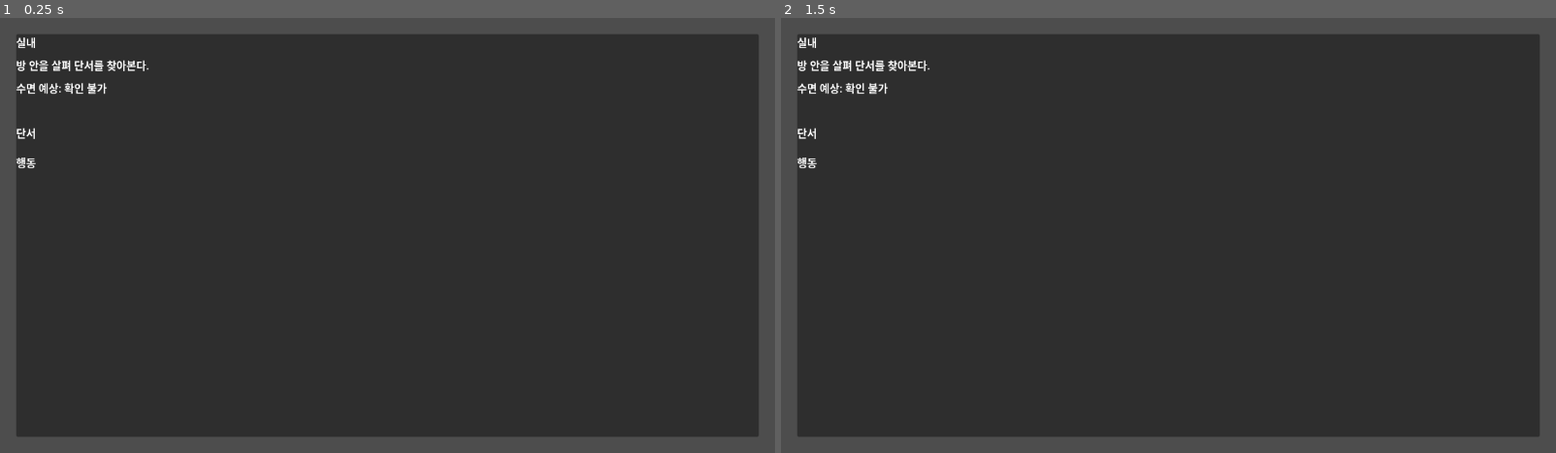
Above: before the commit, frames 1-2 (left to right).
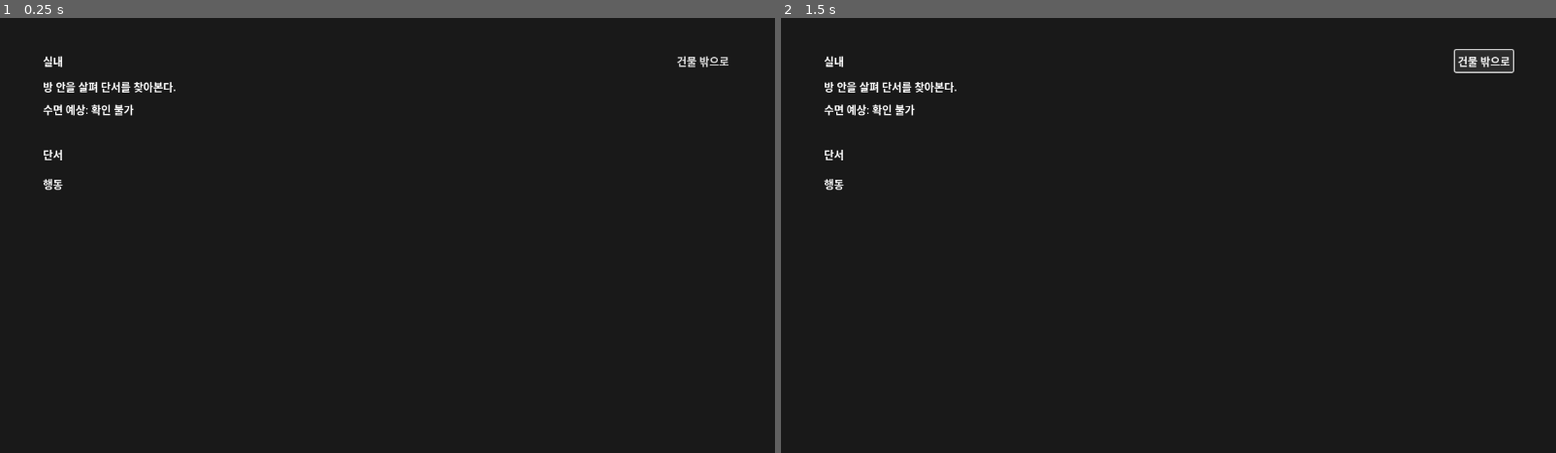
Above: after the commit, the same moments.

Repository: Pupre/apocalypse
Game: Godot game, scene res://scenes/indoor/indoor_mode.tscn
Same seed, same stepped clock (60 frames per second), same inputs: the game is played once before the commit and once after it. This scene is started directly instead of the project's main scene.
Inputs (mouse positions are in pixels of both pictures, inside the frame that each line leads up to):
- Up to frame 1 (0.25 s): no input
- Up to frame 2 (1.5 s): click (1486, 61) at 0.5 s, where only the run after the commit has a clickable "건물 밖으로"; tap Enter at 1.25 s; hold D (move_right) from 1.28 s (still down); tap E (enter_building) at 1.35 s

The runs differ from the first frame. In frame 1, 13% of the frame differs, in the area x 0-100%, y 0-100%; in frame 2, 13%.

Commit message:
feat: add indoor exit presentation

Diff:
--- a/game/scenes/indoor/indoor_mode.tscn
+++ b/game/scenes/indoor/indoor_mode.tscn
@@ -9,6 +9,12 @@
 anchor_bottom = 1.0
 script = ExtResource("1")
 
+[node name="Backdrop" type="ColorRect" parent="."]
+anchors_preset = 15
+anchor_right = 1.0
+anchor_bottom = 1.0
+color = Color(0.08, 0.08, 0.08, 0.92)
+
 [node name="Director" type="Node" parent="."]
 script = ExtResource("2")
 
@@ -16,16 +22,23 @@
 anchors_preset = 15
 anchor_right = 1.0
 anchor_bottom = 1.0
-offset_left = 24.0
-offset_top = 24.0
-offset_right = -24.0
-offset_bottom = -24.0
+offset_left = 64.0
+offset_top = 48.0
+offset_right = -64.0
+offset_bottom = -48.0
 
 [node name="VBox" type="VBoxContainer" parent="Panel"]
 theme_override_constants/separation = 10
 
-[node name="TitleLabel" type="Label" parent="Panel/VBox"]
+[node name="Header" type="HBoxContainer" parent="Panel/VBox"]
+theme_override_constants/separation = 12
+
+[node name="TitleLabel" type="Label" parent="Panel/VBox/Header"]
+size_flags_horizontal = 3
 text = "실내"
+
+[node name="ExitButton" type="Button" parent="Panel/VBox/Header"]
+text = "건물 밖으로"
 
 [node name="SummaryLabel" type="Label" parent="Panel/VBox"]
 text = "방 안을 살펴 단서를 찾아본다."
--- a/game/scripts/indoor/indoor_mode.gd
+++ b/game/scripts/indoor/indoor_mode.gd
@@ -1,6 +1,7 @@
 extends Control
 
 signal state_changed
+signal exit_requested
 
 var _director: Node = null
 var _title_label: Label = null
@@ -9,6 +10,7 @@
 var _result_label: Label = null
 var _clue_list: VBoxContainer = null
 var _action_buttons: VBoxContainer = null
+var _exit_button: Button = null
 var _director_connected := false
 
 
@@ -22,6 +24,8 @@
 func _ready() -> void:
 	_cache_nodes()
 	_bind_director()
+	if _exit_button != null and not _exit_button.pressed.is_connected(Callable(self, "_on_exit_pressed")):
+		_exit_button.pressed.connect(Callable(self, "_on_exit_pressed"))
 
 
 func _bind_director() -> void:
@@ -97,6 +101,10 @@
 		_director.apply_action(action_id)
 
 
+func _on_exit_pressed() -> void:
+	exit_requested.emit()
+
+
 func _sleep_preview_text(preview: Dictionary) -> String:
 	if preview.is_empty():
 		return "수면 예상: 확인 불가"
@@ -106,12 +114,13 @@
 
 func _cache_nodes() -> void:
 	_director = get_node_or_null("Director")
-	_title_label = get_node_or_null("Panel/VBox/TitleLabel") as Label
+	_title_label = get_node_or_null("Panel/VBox/Header/TitleLabel") as Label
 	_summary_label = get_node_or_null("Panel/VBox/SummaryLabel") as Label
 	_sleep_preview_label = get_node_or_null("Panel/VBox/SleepPreviewLabel") as Label
 	_result_label = get_node_or_null("Panel/VBox/ResultLabel") as Label
 	_clue_list = get_node_or_null("Panel/VBox/ClueList") as VBoxContainer
 	_action_buttons = get_node_or_null("Panel/VBox/ActionButtons") as VBoxContainer
+	_exit_button = get_node_or_null("Panel/VBox/Header/ExitButton") as Button
 
 
 func _clear_children(container: Node) -> void:
--- a/game/scripts/run/run_controller.gd
+++ b/game/scripts/run/run_controller.gd
@@ -38,6 +38,7 @@
 		push_error("RunController is missing the mode host.")
 		return
 
+	_current_building_id = building_id
 	for child in _mode_host.get_children():
 		child.queue_free()
 
@@ -46,10 +47,11 @@
 
 	if indoor_mode.has_signal("state_changed"):
 		indoor_mode.state_changed.connect(Callable(self, "_on_indoor_state_changed"))
+	if indoor_mode.has_signal("exit_requested"):
+		indoor_mode.exit_requested.connect(Callable(self, "_on_indoor_exit_requested"))
 
 	if indoor_mode.has_method("configure"):
 		indoor_mode.configure(run_state, building_id)
-	_current_building_id = building_id
 	_current_mode_name = "indoor"
 
 
@@ -111,6 +113,10 @@
 	_refresh_hud()
 
 
+func _on_indoor_exit_requested() -> void:
+	await _transition_to_mode("outdoor", _current_building_id)
+
+
 func _refresh_hud() -> void:
 	if _hud_presenter != null and _hud_presenter.has_method("refresh"):
 		_hud_presenter.refresh()
--- /dev/null
+++ b/game/tests/unit/test_indoor_mode.gd
@@ -0,0 +1,47 @@
+extends "res://tests/support/test_case.gd"
+
+const INDOOR_MODE_SCENE_PATH := "res://scenes/indoor/indoor_mode.tscn"
+
+var _exit_requested_count := 0
+
+
+func _init() -> void:
+	call_deferred("_run_test")
+
+
+func _run_test() -> void:
+	var indoor_scene := load(INDOOR_MODE_SCENE_PATH) as PackedScene
+	if not assert_true(indoor_scene != null, "Missing indoor mode scene: %s" % INDOOR_MODE_SCENE_PATH):
+		return
+
+	var indoor_mode = indoor_scene.instantiate()
+	if not assert_true(indoor_mode != null, "Indoor mode should instantiate."):
+		return
+
+	root.add_child(indoor_mode)
+
+	if not assert_true(indoor_mode.has_signal("exit_requested"), "Indoor mode should emit exit_requested."):
+		indoor_mode.free()
+		return
+
+	indoor_mode.exit_requested.connect(Callable(self, "_on_exit_requested"))
+
+	var exit_button := indoor_mode.get_node_or_null("Panel/VBox/Header/ExitButton") as Button
+	if not assert_true(exit_button != null, "Indoor mode should expose an ExitButton."):
+		indoor_mode.free()
+		return
+
+	var backdrop := indoor_mode.get_node_or_null("Backdrop") as ColorRect
+	if not assert_true(backdrop != null, "Indoor mode should expose a Backdrop node for the reading surface."):
+		indoor_mode.free()
+		return
+
+	exit_button.emit_signal("pressed")
+	assert_eq(_exit_requested_count, 1, "Pressing ExitButton should emit exit_requested exactly once.")
+
+	indoor_mode.free()
+	pass_test("INDOOR_MODE_OK")
+
+
+func _on_exit_requested() -> void:
+	_exit_requested_count += 1
